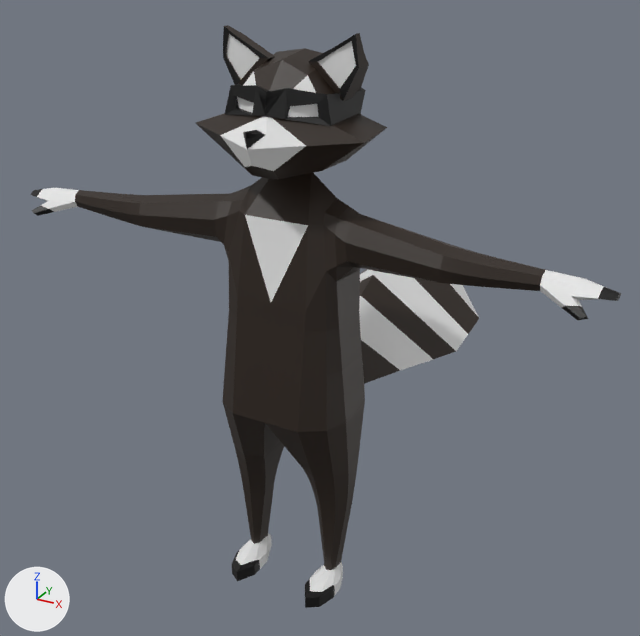
Renders of the FBX model Assets/Resources/Models/raccon.fbx from each side of a commit.
The view is the same before and after, from a camera (50 mm lens) standing at (1.82, -3.1, 2.91) and looking at (-0.17, 0.52, 1.09). The lights are fixed; the arrows at lower left show +X, +Y and +Z. Where no turn or scale is listed for an object, it has been applied to the vertices.

The scene before the commit, as lines of its bpy script (objects in view):
```python
me_cube_001 = bpy.data.meshes.new('Cube.001')
me_cube_001.from_pydata(...)  # 635 vertices, 630 faces; spans x -1.36..1.36, y -0.37..1.79, z 0.0..2.55
# faces by material slot: [429, 108, 93]
me_cube_001.materials.append(mat_basecolor_001)  # black #291d14
me_cube_001.materials.append(mat_black_001)  # black #000000
me_cube_001.materials.append(mat_white_001)  # white #e7e7e7
ob_mesh_002 = bpy.data.objects.new('Mesh.002', me_cube_001)
ob_mesh_002.location = (0.0, 0.0, 0.0)
```
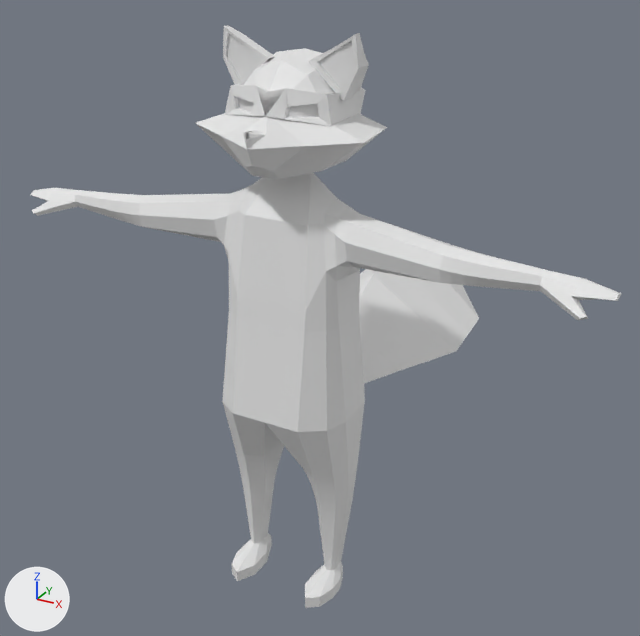
Where the change shows, as pixel boxes [x1, y1, x2, y2] in the pictures (640 x 636 px):
```json
{"part": 1, "of": "me_cube_001", "change": "recoloured", "before": [75, 25, 545, 570], "after": [75, 25, 545, 570], "on screen": "black to white"}
{"part": 2, "of": "me_cube_001", "change": "recoloured", "before": [30, 27, 622, 608], "after": [30, 27, 622, 608], "on screen": "black to white"}
```

The change, as JSON lines over the scene's bpy script:
```json
{"block": "me_cube_001", "where": "me_cube_001.from_pydata(...)  # 635 vertices, 630 faces; spans x -1.36..1.36, y -0.37..1.79, z 0.0..2.55"}
{"block": "me_cube_001", "where": "# used by ob_mesh_002; location = (0.0, 0.0, 0.0)"}
{"block": "me_cube_001", "change": "me_cube_001 part 1: all 429 faces that had it switch from mat_basecolor_001 (black #291d14) to mat_white_001 (white #e7e7e7)"}
{"block": "me_cube_001", "change": "me_cube_001 part 2: all 108 faces that had it switch from mat_black_001 (black #000000) to mat_white_001 (white #e7e7e7)"}
```
